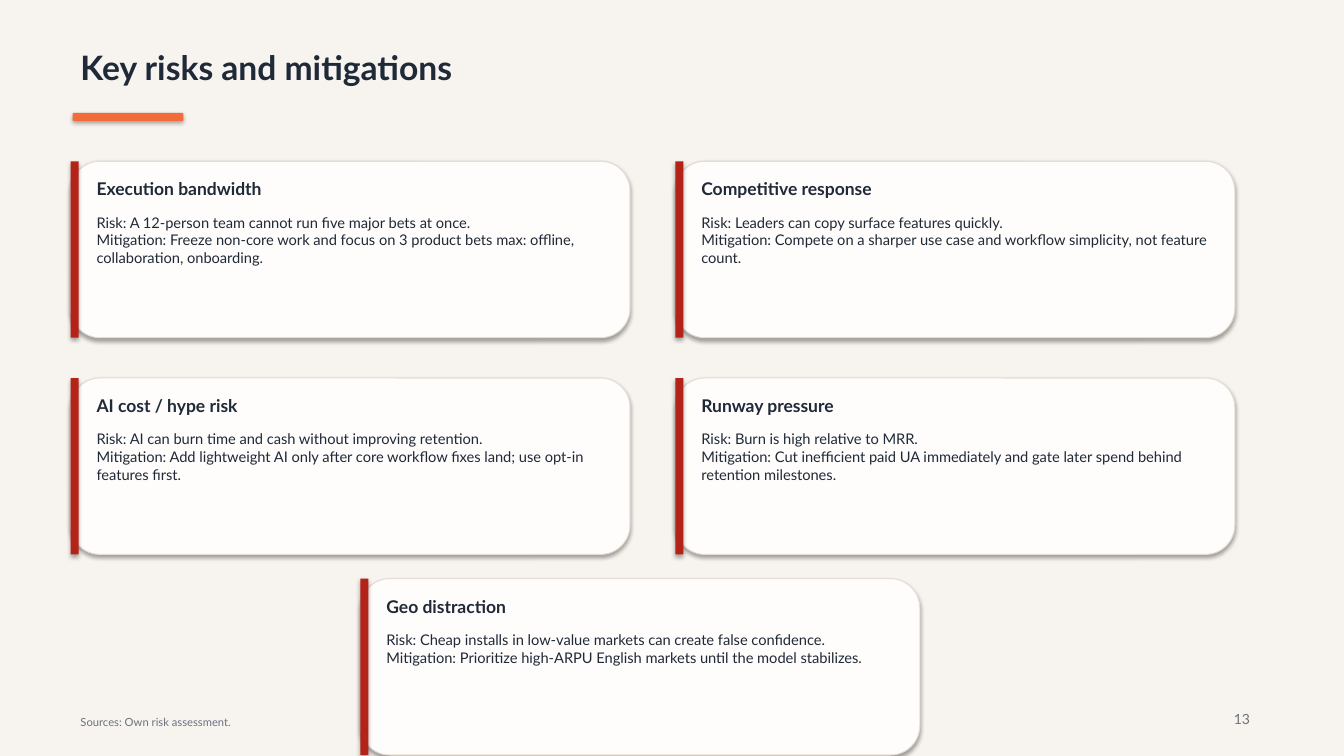
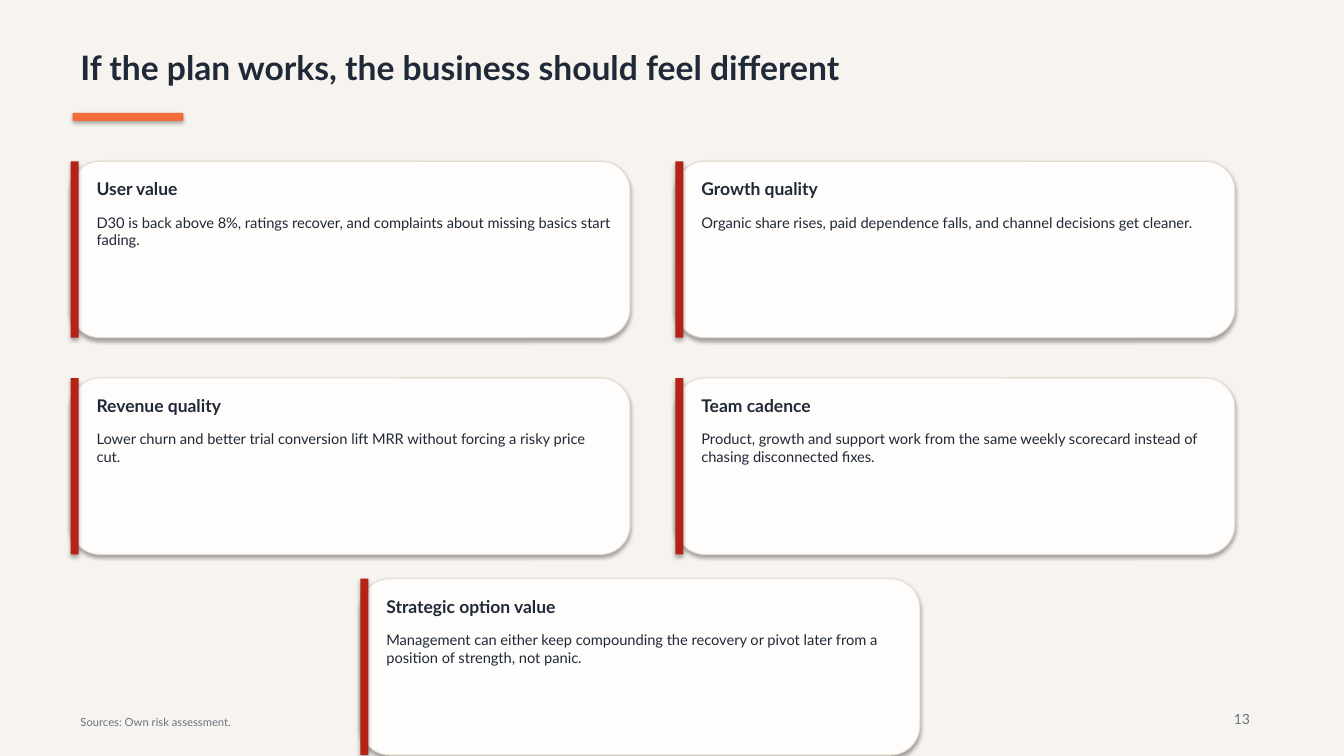
Before and after one commit to TEZv/Genesis-Academy_Strategy-Operations-School-2.0-Case-Task, a slide deck: slide 13 of deliverables/taskflow-case-presentation.pptx. Drawn at 1344x756 pixels with LibreOffice and Linux fonts; fonts in the diff are those of the drawing. Boxes give left, top, right and bottom in pixels: in the first picture for what was removed or moved away, otherwise in the second. Text is boxed around its words. In the diff, an @@ line names an element or a change of style, - is before the commit and + after.

Commit message:
Rework case deck with operator-style turnaround framing

```diff
--- a/deliverables/taskflow-case-presentation.pptx
+++ b/deliverables/taskflow-case-presentation.pptx
@@ text at <box>80,55,839,86</box>: text changed @@
-Key risks and mitigations
+If the plan works, the business should feel different
@@ text at <box>97,182,177,195</box>: text changed @@
-Execution bandwidth
+User value
@@ text at <box>701,182,818,198</box>: text changed @@
-Competitive response
+Growth quality
@@ text at <box>97,217,610,248</box>: text changed @@
-Risk: A 12-person team cannot run five major bets at once.
-Mitigation: Freeze non-core work and focus on 3 product bets max: offline, collaboration, onboarding.
+D30 is back above 8%, ratings recover, and complaints about missing basics start fading.
@@ text at <box>701,217,1192,231</box>: text changed @@
-Risk: Leaders can copy surface features quickly.
-Mitigation: Compete on a sharper use case and workflow simplicity, not feature count.
+Organic share rises, paid dependence falls, and channel decisions get cleaner.
@@ text at <box>97,399,221,415</box>: text changed @@
-AI cost / hype risk
+Revenue quality
@@ text at <box>701,399,811,412</box>: text changed @@
-Runway pressure
+Team cadence
@@ text at <box>97,433,586,462</box>: text changed @@
-Risk: AI can burn time and cash without improving retention.
-Mitigation: Add lightweight AI only after core workflow fixes land; use opt-in features first.
+Lower churn and better trial conversion lift MRR without forcing a risky price cut.
@@ text at <box>701,433,1197,465</box>: text changed @@
-Risk: Burn is high relative to MRR.
-Mitigation: Cut inefficient paid UA immediately and gate later spend behind retention milestones.
+Product, growth and support work from the same weekly scorecard instead of chasing disconnected fixes.
@@ text at <box>386,600,555,616</box>: text changed @@
-Geo distraction
+Strategic option value
@@ text at <box>386,634,877,666</box>: text changed @@
-Risk: Cheap installs in low-value markets can create false confidence.
-Mitigation: Prioritize high-ARPU English markets until the model stabilizes.
+Management can either keep compounding the recovery or pivot later from a position of strength, not panic.
```
Also in this commit, not shown: 12 other slides changed, 1 slide added, 1 slide removed, 2 other files.
